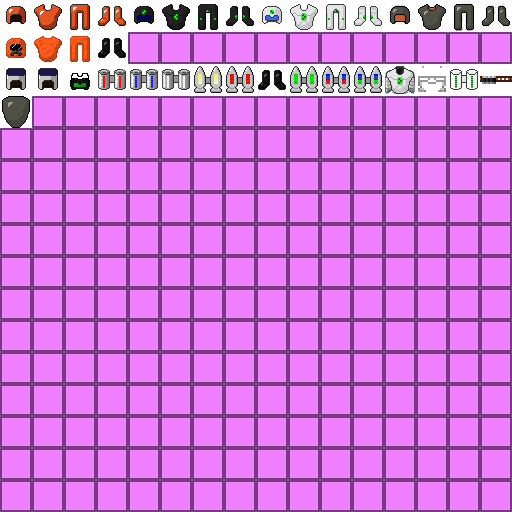
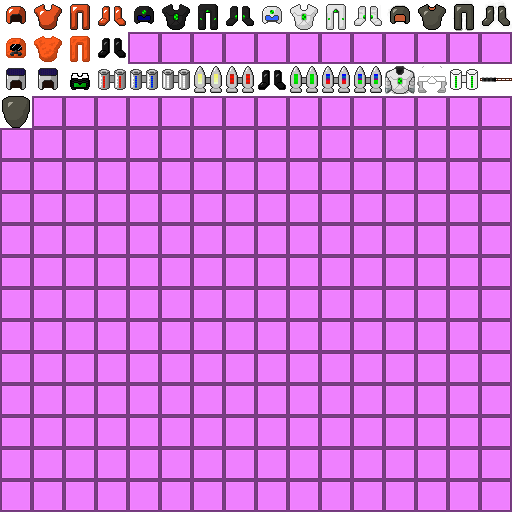
Revision of a layered 512px x 512px image; what changed, layer by layer:
painted on "overlay" over [417, 66, 512, 93]
painted on "item_2.png" over [417, 66, 447, 93]
hid "item_2.png #1" over [417, 66, 512, 93]
